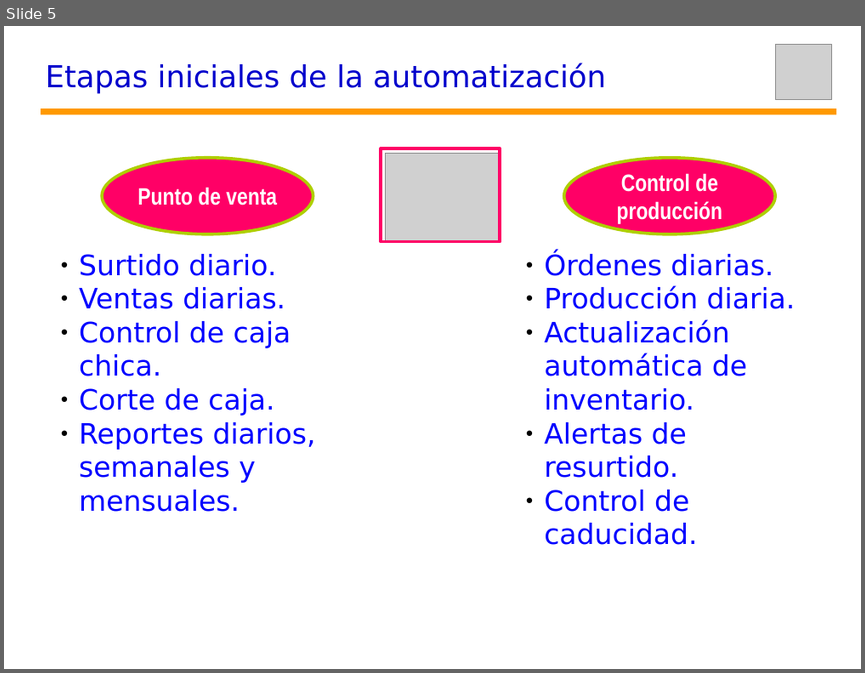
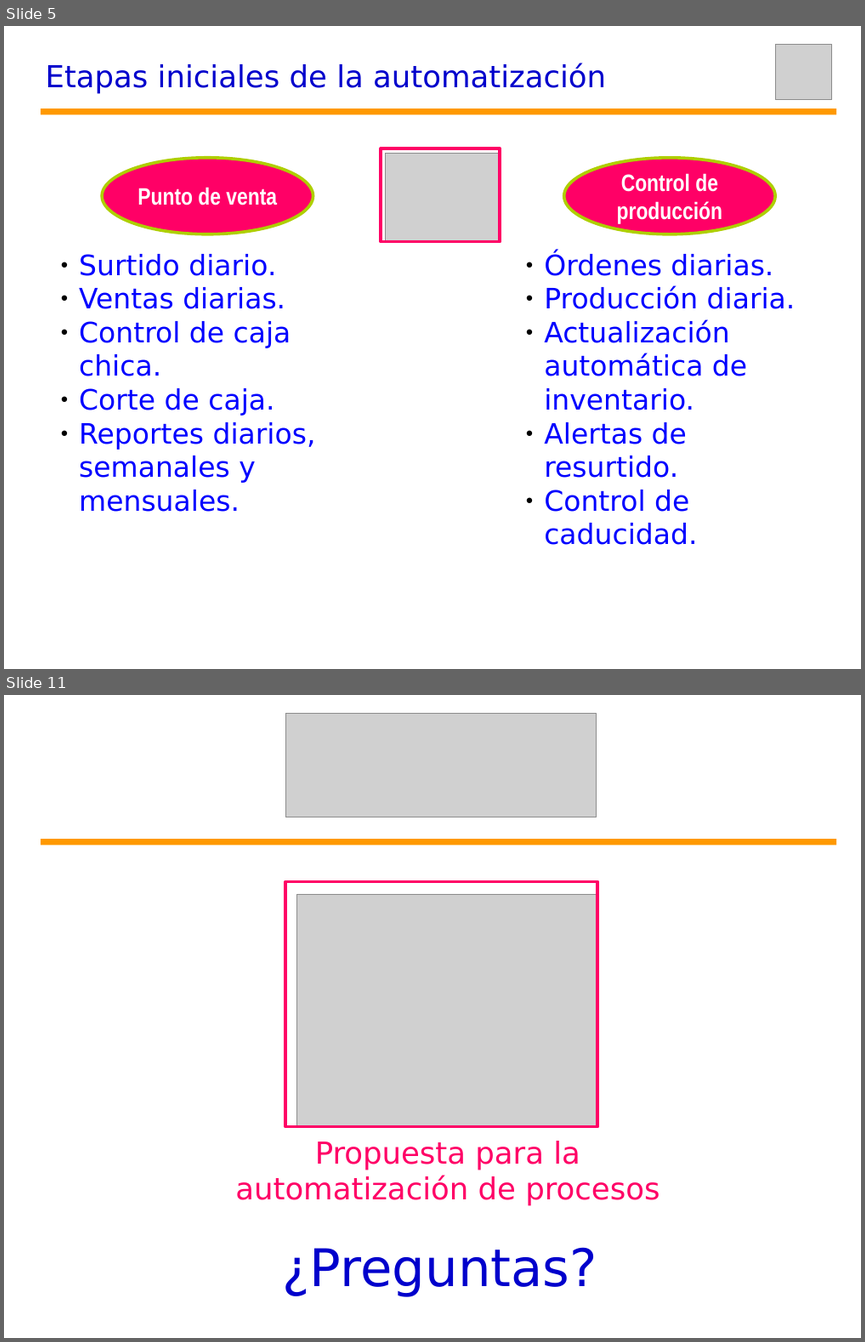
Before and after one commit to robertobarraza/Yaris, a slide deck: 0_ADM/Yaris_DCTO_PresentaciónModeloConceptual.odp. Shown one above the other, each under a label of ours: slide 5 before the commit, slides 5 and 11 after it; the slides between them are not shown. The pictures are 865x673 and 865x1342 pixels, drawn with LibreOffice and Linux fonts; fonts in the diff are those of the drawing; grey boxes stand for pictures. Boxes give left, top, right and bottom in pixels: in the first picture for what was removed or moved away, otherwise in the second. Text is boxed around its words. In the diff, an @@ line names an element or a change of style, - is before the commit and + after.

```diff
--- a/0_ADM/Yaris_DCTO_PresentaciónModeloConceptual.odp
+++ b/0_ADM/Yaris_DCTO_PresentaciónModeloConceptual.odp
@@ slide 11 added at (x1=4, y1=695, x2=861, y2=1338), background #FFFFFF @@
@@ picture added at (x1=285, y1=714, x2=596, y2=818) @@
@@ line added from (41, 842) to (837, 842), #FF9900 5.67 pt @@
@@ rectangle added at (x1=285, y1=882, x2=598, y2=1127), outline #FF0066 2.83 pt @@
@@ picture added at (x1=297, y1=894, x2=598, y2=1127) @@
@@ text added at (x1=235, y1=1140, x2=659, y2=1206), 28 pt, text #FF0066 @@
+Propuesta para la
+automatización de procesos
@@ text added at (x1=283, y1=1247, x2=597, y2=1297), 48 pt, text #0000CC @@
+¿Preguntas?
```
Also in this commit, not shown: 3 slides changed, 3 other slides added.
